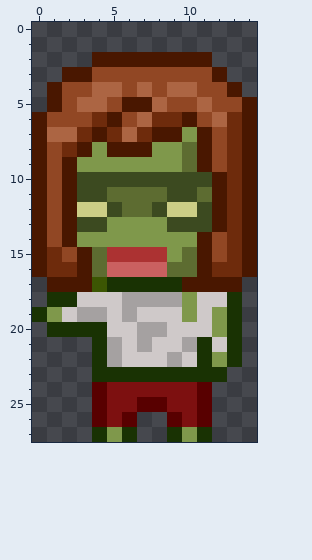
Two states of a pixel-art sprite, Assets/Sprite/Enemy/zombie2.png. That is the earlier state.
The file is 15x28 pixels. Colours within 5 levels of each other are drawn and written as one.
After:
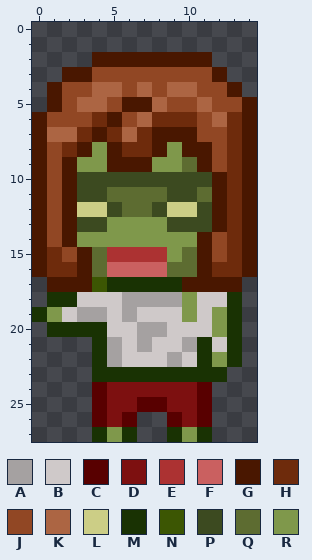
Palette (. is transparent): A #a5a1a1  B #cfc9c9  C #580000  D #7d1010  E #ac3232  F #ca6060  G #491700  H #6e2b0c  J #914724  K #ac6543  L #ccce86  M #193203  N #3c5603  P #3c4a20  Q #5d6c31  R #7f984b
Changes in this commit:
Changed rows in their new state; - is an unchanged pixel.
first column x 5:
 6 -----H-
 7 -----GJ
 8 -HHG-G-
 9 GGG----
Boxes around the changes in both pictures, in picture pixels (x1, y1, x2, y2):
changed: (107, 112, 212, 172)
